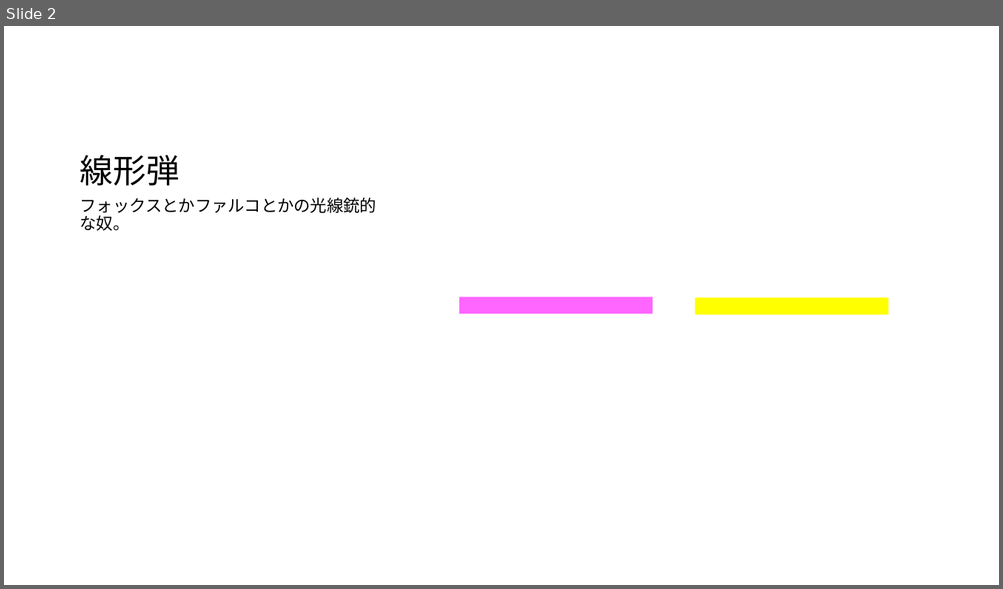
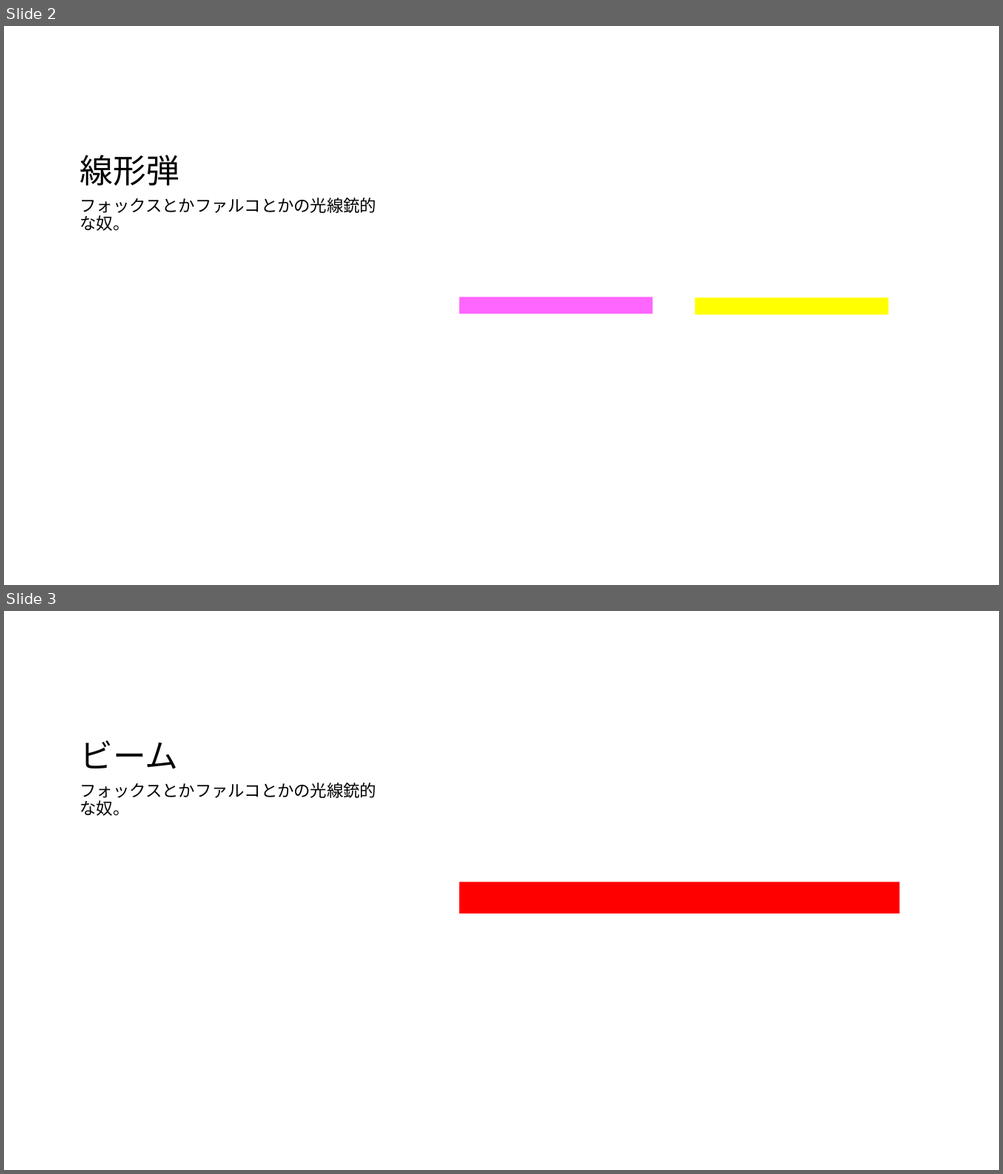
Before and after one commit to kyasbal/MagicalFPS, a slide deck: wiki/エフェクトイメージ.pptx. Shown one above the other, each under a label of ours: slide 2 before the commit, slides 2 and 3 after it. The pictures are 1003x589 and 1003x1174 pixels, drawn with LibreOffice and Linux fonts; fonts in the diff are those of the drawing. Boxes give left, top, right and bottom in pixels: in the first picture for what was removed or moved away, otherwise in the second. Text is boxed around its words. In the diff, an @@ line names an element or a change of style, - is before the commit and + after.

Commit message:
エフェクトイメージ　ビーム 追加

```diff
--- a/wiki/エフェクトイメージ.pptx
+++ b/wiki/エフェクトイメージ.pptx
@@ slide 3 added at [4, 611, 999, 1170], background #FFFFFF @@
@@ title added at [80, 741, 179, 769], 32 pt, text #000000 @@
+ビーム
@@ text added at [80, 783, 377, 816], 16 pt, text #000000 @@
+フォックスとかファルコとかの光線銃的な奴。
@@ rectangle added at [459, 882, 899, 914], fill #FF0000 @@
```
Also in this commit, not shown: 9 other files.
